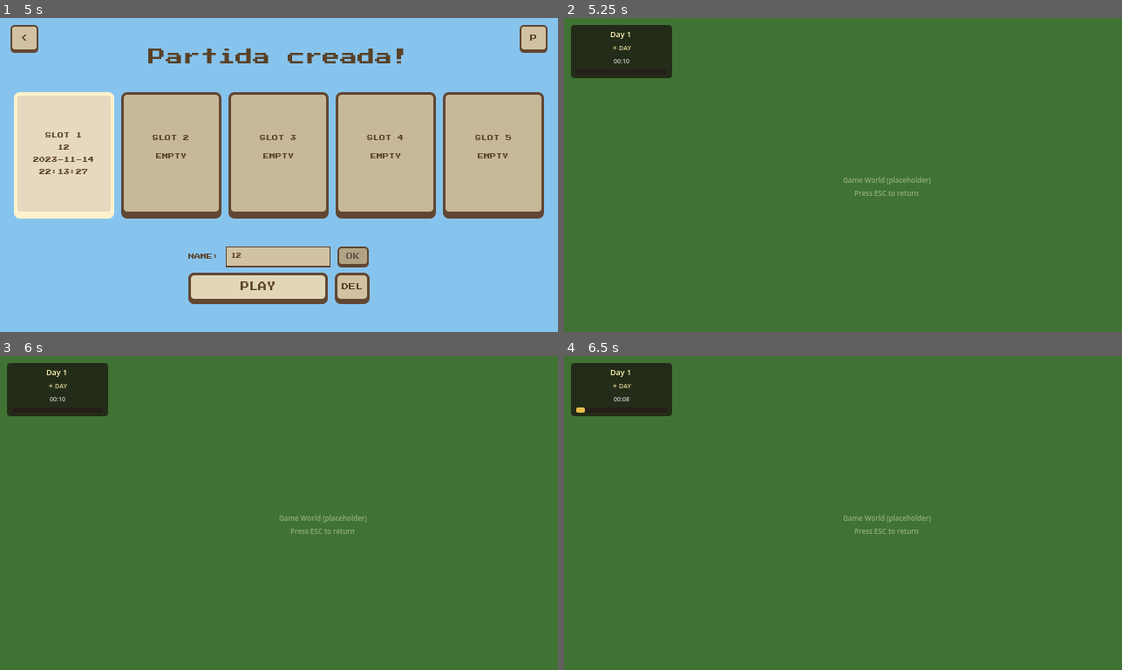
Above: before the commit, frames 1-4 (two rows, left to right).
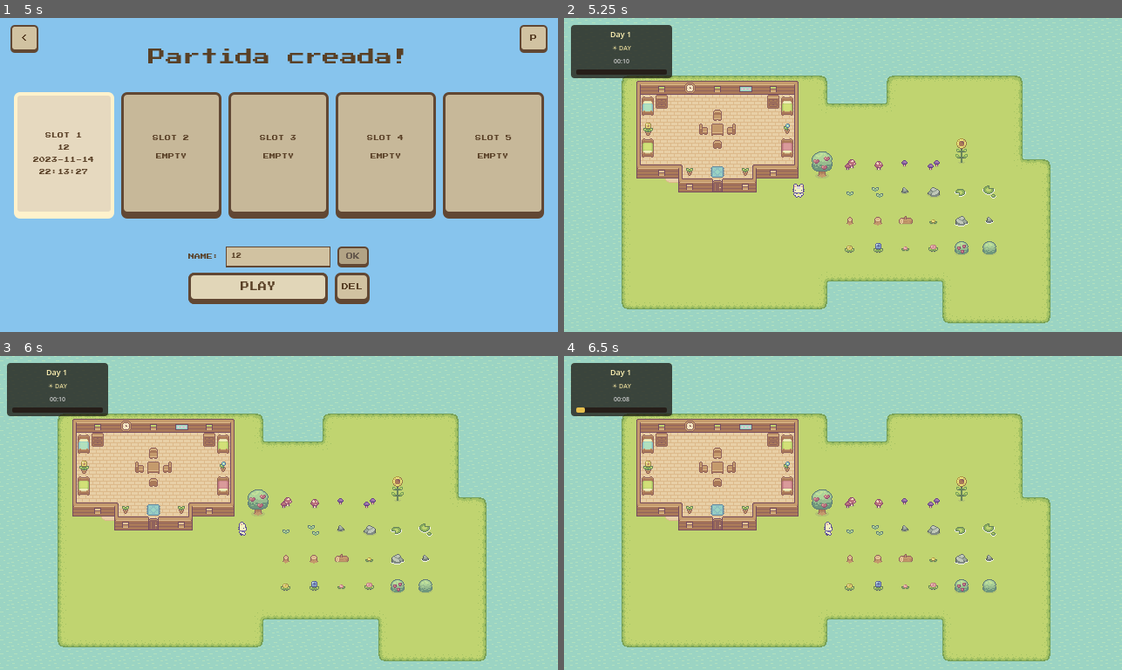
Above: after the commit, the same moments.

Repository: alexmf10/Survivalfarm-
Game: Godot game, scene res://core/main.tscn
Two runs of this game, one before a commit and one after it. Both use one fixed random seed, a clock stepped at 60 frames per second and the inputs below.
Inputs (mouse positions are in pixels of both pictures, inside the frame that each line leads up to):
- Up to frame 1 (5 s): click "JUGAR" at 0.5 s; click "<" at 1.25 s; click "JUGAR" at 2 s; click "SLOT 1 EMPTY" at 2.75 s; click (279, 256) at 3.52 s; type "12" at 3.6 s; click "CREATE" at 4.25 s
- Up to frame 2 (5.25 s): click "PLAY" at 5 s
- Up to frame 3 (6 s): tap Enter at 5.75 s; move the mouse to (401, 497) at 5.77 s; hold D (walk_right, bound only after the commit) from 5.78 s (still down); click (401, 497) at 5.85 s
- Up to frame 4 (6.5 s): keep holding D (walk_right, bound only after the commit)

Frame 1 is identical in both runs. In frame 2, 100% of the frame differs, in the area x 0-100%, y 0-100%; in frame 3, 100%; in frame 4, 100%.

Commit message:
feat: integrated Xiao's project to this one

Diff:
--- a/assets/resources/tilesets/game_tile_set.tres
+++ b/assets/resources/tilesets/game_tile_set.tres
@@ -1,10 +1,10 @@
 [gd_resource type="TileSet" load_steps=11 format=3 uid="uid://csru1lfxpv6q1"]
 
-[ext_resource type="Texture2D" uid="uid://dtk3w1domash4" path="res://assets/game/tilesets/water.png" id="1_7cqdy"]
-[ext_resource type="Texture2D" uid="uid://cei0ape4wbfjn" path="res://assets/game/tilesets/grass.png" id="2_pudl8"]
-[ext_resource type="Texture2D" uid="uid://bflr4e3ro6602" path="res://assets/game/tilesets/tilled_dirt_wide.png" id="3_uk42g"]
-[ext_resource type="Texture2D" uid="uid://dbjjboolnufv1" path="res://assets/game/objects/basic_grass_biom_things_1.png" id="4_yewih"]
-[ext_resource type="PackedScene" uid="uid://btk7a7i2yrqa0" path="res://scenes/houses/large_house.tscn" id="5_pudl8"]
+[ext_resource type="Texture2D" uid="uid://dtk3w1domash4" path="res://assets/textures/game/tilesets/water.png" id="1_7cqdy"]
+[ext_resource type="Texture2D" uid="uid://cei0ape4wbfjn" path="res://assets/textures/game/tilesets/grass.png" id="2_pudl8"]
+[ext_resource type="Texture2D" uid="uid://bflr4e3ro6602" path="res://assets/textures/game/tilesets/tilled_dirt_wide.png" id="3_uk42g"]
+[ext_resource type="Texture2D" uid="uid://dbjjboolnufv1" path="res://assets/textures/game/objects/basic_grass_biom_things_1.png" id="4_yewih"]
+[ext_resource type="PackedScene" uid="uid://btk7a7i2yrqa0" path="res://entities/houses/large_house.tscn" id="5_pudl8"]
 
 [sub_resource type="TileSetAtlasSource" id="TileSetAtlasSource_tkbyn"]
 texture = ExtResource("1_7cqdy")
--- a/assets/resources/tilesets/house_tile_set.tres
+++ b/assets/resources/tilesets/house_tile_set.tres
@@ -1,8 +1,8 @@
 [gd_resource type="TileSet" load_steps=7 format=3 uid="uid://bkce0qvkoibi4"]
 
-[ext_resource type="Texture2D" uid="uid://dskp18ao6aa8x" path="res://assets/game/tilesets/wooden_house_walls_tilset.png" id="1_uaqb7"]
-[ext_resource type="Texture2D" uid="uid://d3qluqly5a3h5" path="res://assets/game/objects/basic_furniture.png" id="2_yxgbh"]
-[ext_resource type="PackedScene" uid="uid://crcxrnjociiyb" path="res://scenes/houses/door.tscn" id="3_c4aqv"]
+[ext_resource type="Texture2D" uid="uid://dskp18ao6aa8x" path="res://assets/textures/game/tilesets/wooden_house_walls_tilset.png" id="1_uaqb7"]
+[ext_resource type="Texture2D" uid="uid://d3qluqly5a3h5" path="res://assets/textures/game/objects/basic_furniture.png" id="2_yxgbh"]
+[ext_resource type="PackedScene" uid="uid://crcxrnjociiyb" path="res://entities/houses/door.tscn" id="3_c4aqv"]
 
 [sub_resource type="TileSetAtlasSource" id="TileSetAtlasSource_yxgbh"]
 texture = ExtResource("1_uaqb7")
--- a/core/game_world.gd
+++ b/core/game_world.gd
@@ -1,20 +1,20 @@
-## Escena de juego temporal (placeholder). Muestra un fondo con el HUD del ciclo
-## día/noche activo. Sirve como punto de integración hasta que se implemente
-## el mundo completo.
+## Escena de juego. Contiene el mundo (tilemap + player) y el HUD del ciclo
+## día/noche. Gestiona la integración con los servicios del juego.
 ##
 ## Arquitectura
+## - El mundo visual se carga desde test_scene_tilemap.tscn (instanciado en .tscn).
 ## - Carga la escena DayCycleHUD y la añade como hijo (CanvasLayer).
 ## - Obtiene DayCycleService del ServiceLocator para arrancar el ciclo.
 ## - Lee el día guardado del slot activo usando SaveService.get_day().
 ## - Escucha EventBus.day_started para guardar el día automáticamente.
-## - Al pulsar ESC (input "pause") guarda y cierra la aplicación.
+## - Al pulsar ESC (input "pause") guarda y vuelve a SlotsScreen.
 ##
 ## Conexiones
 ## - Recibe: EventBus.day_started → para auto-guardar el día
 ## - Usa: EventBus.services.day_cycle → DayCycleService.start_cycle()
 ## - Usa: EventBus.services.save → SaveService.get_day() / save_day()
 class_name GameWorld
-extends Control
+extends Node2D
 
 ## Slot activo (se establece antes de cambiar a esta escena).
 ## Se configura desde slots_screen.gd vía 'active_slot' del SaveService.
@@ -22,53 +22,28 @@
 
 
 func _ready() -> void:
-	# Leer el slot activo desde SaveService (puesto por slots_screen)
 	var save_svc: SaveService = EventBus.services.save as SaveService
 	if save_svc and save_svc.active_slot > 0:
 		active_slot = save_svc.active_slot
-	_build_ui()
 
-	# Instanciar el HUD del ciclo día/noche
 	var hud_scene: PackedScene = load("res://ui/hud/day_cycle_hud.tscn")
 	var hud: CanvasLayer = hud_scene.instantiate()
 	add_child(hud)
 
-	# Arrancar el ciclo con el día guardado
 	var day_cycle_svc: DayCycleService = EventBus.services.day_cycle as DayCycleService
 	if day_cycle_svc and save_svc:
 		var saved_day: int = save_svc.get_day(active_slot)
 		day_cycle_svc.start_cycle(saved_day)
 
-	# Escuchar cuando avanza el día para auto-guardar
 	EventBus.day_started.connect(_on_day_started)
 
 
 func _exit_tree() -> void:
-	# Pausar el ciclo al salir y desconectar señal
 	var day_cycle_svc: DayCycleService = EventBus.services.day_cycle as DayCycleService
 	if day_cycle_svc:
 		day_cycle_svc.pause()
 	if EventBus.day_started.is_connected(_on_day_started):
 		EventBus.day_started.disconnect(_on_day_started)
-
-
-func _build_ui() -> void:
-	# Fondo verde (placeholder del mundo)
-	var bg: ColorRect = ColorRect.new()
-	bg.color = Color(0.25, 0.45, 0.20)  # Verde campo
-	bg.set_anchors_preset(Control.PRESET_FULL_RECT)
-	bg.mouse_filter = Control.MOUSE_FILTER_IGNORE
-	add_child(bg)
-
-	# Etiqueta central informativa
-	var info_label: Label = Label.new()
-	info_label.text = "Game World (placeholder)\nPress ESC to return"
-	info_label.horizontal_alignment = HORIZONTAL_ALIGNMENT_CENTER
-	info_label.vertical_alignment = VERTICAL_ALIGNMENT_CENTER
-	info_label.set_anchors_preset(Control.PRESET_CENTER)
-	info_label.add_theme_font_size_override("font_size", 8)
-	info_label.add_theme_color_override("font_color", Color(0.9, 0.9, 0.8, 0.5))
-	add_child(info_label)
 
 
 ## Cuando avanza el día, guardar automáticamente en el slot activo.
@@ -80,7 +55,6 @@
 
 func _input(event: InputEvent) -> void:
 	if event.is_action_pressed("pause"):
-		# Guardar y salir
 		var day_cycle_svc: DayCycleService = EventBus.services.day_cycle as DayCycleService
 		if day_cycle_svc:
 			var save_svc: SaveService = EventBus.services.save as SaveService
--- a/core/game_world.tscn
+++ b/core/game_world.tscn
@@ -1,12 +1,9 @@
-[gd_scene load_steps=2 format=3 uid="uid://dr2a4knwqn6ut"]
+[gd_scene load_steps=3 format=3 uid="uid://0drmfvmccjpq"]
 
 [ext_resource type="Script" uid="uid://dujgv7raln5n1" path="res://core/game_world.gd" id="1"]
+[ext_resource type="PackedScene" uid="uid://biyoaoqxbexbi" path="res://entities/test/test_scene_house_tilemap.tscn" id="2"]
 
-[node name="GameWorld" type="Control"]
-layout_mode = 3
-anchors_preset = 15
-anchor_right = 1.0
-anchor_bottom = 1.0
-grow_horizontal = 2
-grow_vertical = 2
+[node name="GameWorld" type="Node2D"]
 script = ExtResource("1")
+
+[node name="World" parent="." instance=ExtResource("2")]
--- a/entities/components/interactable_component.tscn
+++ b/entities/behaviours/interactable_component.tscn
@@ -1,6 +1,6 @@
 [gd_scene load_steps=2 format=3 uid="uid://i3w6h171pjb7"]
 
-[ext_resource type="Script" uid="uid://koi3korfikn4" path="res://scenes/components/interactable_component.gd" id="1_onphe"]
+[ext_resource type="Script" uid="uid://koi3korfikn4" path="res://entities/behaviours/interactable_component.gd" id="1_onphe"]
 
 [node name="InteractableComponent" type="Area2D"]
 collision_layer = 4
--- a/entities/houses/door.tscn
+++ b/entities/houses/door.tscn
@@ -1,8 +1,8 @@
 [gd_scene load_steps=16 format=3 uid="uid://crcxrnjociiyb"]
 
-[ext_resource type="Script" uid="uid://ja6dfpq646yo" path="res://scenes/houses/door.gd" id="1_act2a"]
-[ext_resource type="Texture2D" uid="uid://f7fufubu2ace" path="res://assets/game/tilesets/doors.png" id="1_bxi54"]
-[ext_resource type="PackedScene" uid="uid://i3w6h171pjb7" path="res://scenes/components/interactable_component.tscn" id="2_2dpp7"]
+[ext_resource type="Script" uid="uid://ja6dfpq646yo" path="res://entities/houses/door.gd" id="1_act2a"]
+[ext_resource type="Texture2D" uid="uid://f7fufubu2ace" path="res://assets/textures/game/tilesets/doors.png" id="1_bxi54"]
+[ext_resource type="PackedScene" uid="uid://i3w6h171pjb7" path="res://entities/behaviours/interactable_component.tscn" id="2_2dpp7"]
 
 [sub_resource type="AtlasTexture" id="AtlasTexture_2dpp7"]
 atlas = ExtResource("1_bxi54")
--- a/entities/houses/large_house.tscn
+++ b/entities/houses/large_house.tscn
@@ -1,6 +1,6 @@
 [gd_scene load_steps=2 format=4 uid="uid://btk7a7i2yrqa0"]
 
-[ext_resource type="TileSet" uid="uid://bkce0qvkoibi4" path="res://tilesets/house_tile_set.tres" id="1_xgc15"]
+[ext_resource type="TileSet" uid="uid://bkce0qvkoibi4" path="res://assets/resources/tilesets/house_tile_set.tres" id="1_xgc15"]
 
 [node name="LargeHouse" type="Node2D"]
 
--- a/entities/player/player.tscn
+++ b/entities/player/player.tscn
@@ -1,14 +1,14 @@
 [gd_scene load_steps=52 format=3 uid="uid://bisjn777ousch"]
 
-[ext_resource type="Script" uid="uid://dqv8p4t2hhmcd" path="res://scenes/characters/player/player.gd" id="1_6avc5"]
-[ext_resource type="Texture2D" uid="uid://be6km65i42md" path="res://assets/game/characters/basic_charakter_spritesheet.png" id="1_7uws0"]
-[ext_resource type="Texture2D" uid="uid://o6ochsi12c7v" path="res://assets/game/characters/basic_charakter_actions.png" id="1_t61fv"]
+[ext_resource type="Script" uid="uid://dqv8p4t2hhmcd" path="res://entities/player/player.gd" id="1_6avc5"]
+[ext_resource type="Texture2D" uid="uid://be6km65i42md" path="res://assets/textures/game/characters/basic_charakter_spritesheet.png" id="1_7uws0"]
+[ext_resource type="Texture2D" uid="uid://o6ochsi12c7v" path="res://assets/textures/game/characters/basic_charakter_actions.png" id="1_t61fv"]
 [ext_resource type="Script" uid="uid://cwu14ewdfx1m8" path="res://script/state_machine/node_state_machine.gd" id="3_hss88"]
-[ext_resource type="Script" uid="uid://7sg33wltrsow" path="res://scenes/characters/player/idle_state.gd" id="4_qd3e3"]
-[ext_resource type="Script" uid="uid://s3denhg8puip" path="res://scenes/characters/player/walk_state.gd" id="5_qd3e3"]
-[ext_resource type="Script" uid="uid://cfaey6x4n7b6v" path="res://scenes/characters/player/chopping_state.gd" id="7_mk55u"]
-[ext_resource type="Script" uid="uid://cygv5b7q0dbex" path="res://scenes/characters/player/tilling_state.gd" id="8_xuses"]
-[ext_resource type="Script" uid="uid://bpyvsk1atl4ug" path="res://scenes/characters/player/watering_state.gd" id="9_42irl"]
+[ext_resource type="Script" uid="uid://7sg33wltrsow" path="res://entities/player/idle_state.gd" id="4_qd3e3"]
+[ext_resource type="Script" uid="uid://s3denhg8puip" path="res://entities/player/walk_state.gd" id="5_qd3e3"]
+[ext_resource type="Script" uid="uid://cfaey6x4n7b6v" path="res://entities/player/chopping_state.gd" id="7_mk55u"]
+[ext_resource type="Script" uid="uid://cygv5b7q0dbex" path="res://entities/player/tilling_state.gd" id="8_xuses"]
+[ext_resource type="Script" uid="uid://bpyvsk1atl4ug" path="res://entities/player/watering_state.gd" id="9_42irl"]
 
 [sub_resource type="AtlasTexture" id="AtlasTexture_6avc5"]
 atlas = ExtResource("1_t61fv")
@@ -436,5 +436,7 @@
 player = NodePath("../..")
 animated_sprite_2d = NodePath("../../AnimatedSprite2D")
 
-[node name="Watering" type="Node" parent="StateMachine"]
+[node name="Watering" type="Node" parent="StateMachine" node_paths=PackedStringArray("player", "animated_sprite_2d")]
 script = ExtResource("9_42irl")
+player = NodePath("../..")
+animated_sprite_2d = NodePath("../../AnimatedSprite2D")
--- a/entities/test/test_scene_default.tscn
+++ b/entities/test/test_scene_default.tscn
@@ -1,6 +1,6 @@
 [gd_scene load_steps=2 format=4 uid="uid://cn2p5gn267k5d"]
 
-[ext_resource type="TileSet" uid="uid://csru1lfxpv6q1" path="res://tilesets/game_tile_set.tres" id="1_ywbes"]
+[ext_resource type="TileSet" uid="uid://csru1lfxpv6q1" path="res://assets/resources/tilesets/game_tile_set.tres" id="1_ywbes"]
 
 [node name="TestSceneTilemap" type="Node2D"]
 
--- a/entities/test/test_scene_house_tilemap.tscn
+++ b/entities/test/test_scene_house_tilemap.tscn
@@ -1,7 +1,7 @@
 [gd_scene load_steps=3 format=4 uid="uid://biyoaoqxbexbi"]
 
-[ext_resource type="TileSet" uid="uid://csru1lfxpv6q1" path="res://tilesets/game_tile_set.tres" id="1_34o6h"]
-[ext_resource type="PackedScene" uid="uid://bisjn777ousch" path="res://scenes/characters/player/player.tscn" id="2_8re64"]
+[ext_resource type="TileSet" uid="uid://csru1lfxpv6q1" path="res://assets/resources/tilesets/game_tile_set.tres" id="1_34o6h"]
+[ext_resource type="PackedScene" uid="uid://bisjn777ousch" path="res://entities/player/player.tscn" id="2_8re64"]
 
 [node name="TestSceneTilemap" type="Node2D"]
 
--- a/entities/test/test_scene_player.tscn
+++ b/entities/test/test_scene_player.tscn
@@ -1,7 +1,7 @@
 [gd_scene load_steps=3 format=4 uid="uid://bqhxhygv4xaog"]
 
-[ext_resource type="TileSet" uid="uid://csru1lfxpv6q1" path="res://tilesets/game_tile_set.tres" id="1_mhild"]
-[ext_resource type="PackedScene" uid="uid://bisjn777ousch" path="res://scenes/characters/player/player.tscn" id="2_q17pk"]
+[ext_resource type="TileSet" uid="uid://csru1lfxpv6q1" path="res://assets/resources/tilesets/game_tile_set.tres" id="1_mhild"]
+[ext_resource type="PackedScene" uid="uid://bisjn777ousch" path="res://entities/player/player.tscn" id="2_q17pk"]
 
 [node name="TestSceneTilemap" type="Node2D"]
 
--- a/entities/test/test_scene_tilemap.tscn
+++ b/entities/test/test_scene_tilemap.tscn
@@ -1,6 +1,6 @@
 [gd_scene load_steps=2 format=4 uid="uid://co8juxkddxmpm"]
 
-[ext_resource type="TileSet" uid="uid://csru1lfxpv6q1" path="res://tilesets/game_tile_set.tres" id="1_eybdx"]
+[ext_resource type="TileSet" uid="uid://csru1lfxpv6q1" path="res://assets/resources/tilesets/game_tile_set.tres" id="1_eybdx"]
 
 [node name="TestSceneTilemap" type="Node2D"]
 
--- a/project.godot
+++ b/project.godot
@@ -41,9 +41,34 @@
 
 [input]
 
+hit={
+"deadzone": 0.5,
+"events": [Object(InputEventMouseButton,"resource_local_to_scene":false,"resource_name":"","device":-1,"window_id":0,"alt_pressed":false,"shift_pressed":false,"ctrl_pressed":false,"meta_pressed":false,"button_mask":0,"position":Vector2(0, 0),"global_position":Vector2(0, 0),"factor":1.0,"button_index":1,"canceled":false,"pressed":false,"double_click":false,"script":null)
+]
+}
 pause={
 "deadzone": 0.5,
 "events": [Object(InputEventKey,"resource_local_to_scene":false,"resource_name":"","device":0,"window_id":0,"alt_presse …(194 unchanged characters)…
+]
+}
+walk_down={
+"deadzone": 0.5,
+"events": [Object(InputEventKey,"resource_local_to_scene":false,"resource_name":"","device":-1,"window_id":0,"alt_pressed":false,"shift_pressed":false,"ctrl_pressed":false,"meta_pressed":false,"pressed":false,"keycode":0,"physical_keycode":83,"key_label":0,"unicode":115,"location":0,"echo":false,"script":null)
+]
+}
+walk_left={
+"deadzone": 0.5,
+"events": [Object(InputEventKey,"resource_local_to_scene":false,"resource_name":"","device":-1,"window_id":0,"alt_pressed":false,"shift_pressed":false,"ctrl_pressed":false,"meta_pressed":false,"pressed":false,"keycode":0,"physical_keycode":65,"key_label":0,"unicode":97,"location":0,"echo":false,"script":null)
+]
+}
+walk_right={
+"deadzone": 0.5,
+"events": [Object(InputEventKey,"resource_local_to_scene":false,"resource_name":"","device":-1,"window_id":0,"alt_pressed":false,"shift_pressed":false,"ctrl_pressed":false,"meta_pressed":false,"pressed":false,"keycode":0,"physical_keycode":68,"key_label":0,"unicode":100,"location":0,"echo":false,"script":null)
+]
+}
+walk_up={
+"deadzone": 0.5,
+"events": [Object(InputEventKey,"resource_local_to_scene":false,"resource_name":"","device":-1,"window_id":0,"alt_pressed":false,"shift_pressed":false,"ctrl_pressed":false,"meta_pressed":false,"pressed":false,"keycode":0,"physical_keycode":87,"key_label":0,"unicode":119,"location":0,"echo":false,"script":null)
 ]
 }
 
Renamed: entities/components/interactable_component.gd -> entities/behaviours/interactable_component.gd
Renamed: entities/components/interactable_component.gd.uid -> entities/behaviours/interactable_component.gd.uid
